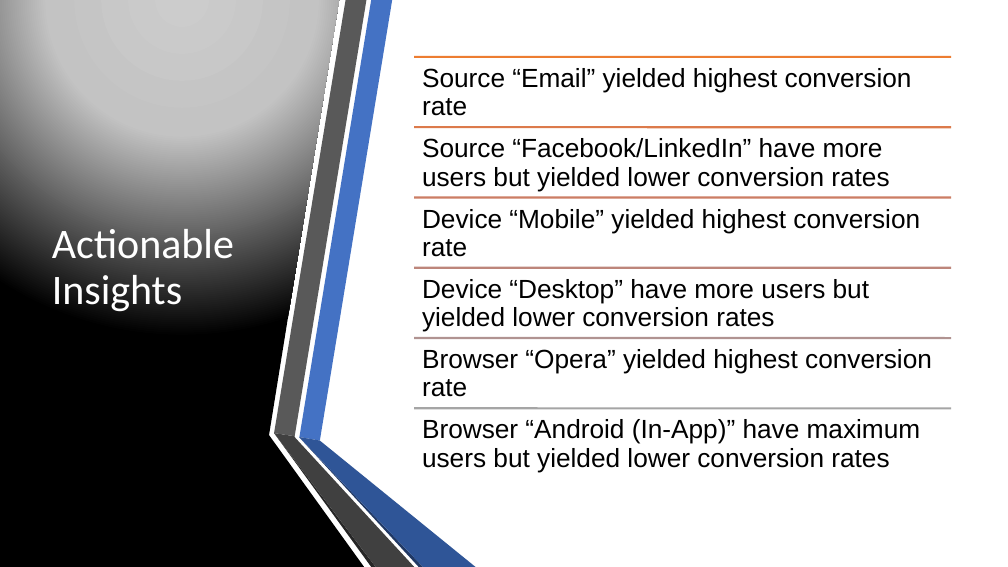
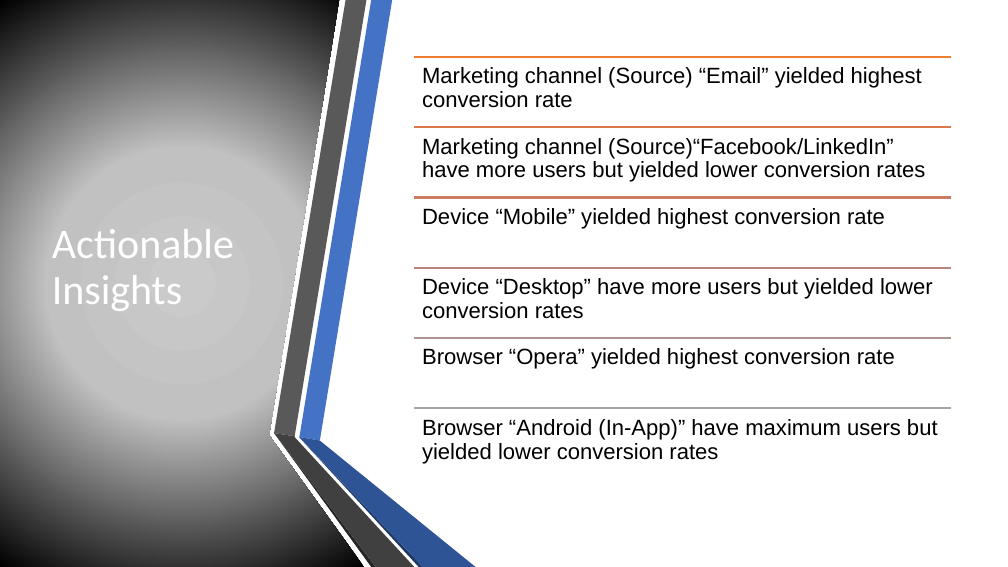
Before and after one commit to SyedNadir/freemium-ab-testing, a slide deck: slide 35 of documents/presentation/Final Presentation.pptx. Drawn at 1008x567 pixels with LibreOffice and Linux fonts; fonts in the diff are those of the drawing. Boxes give left, top, right and bottom in pixels: in the first picture for what was removed or moved away, otherwise in the second. Text is boxed around its words. In the diff, an @@ line names an element or a change of style, - is before the commit and + after.

```diff
--- a/documents/presentation/Final Presentation.pptx
+++ b/documents/presentation/Final Presentation.pptx
@@ freeform shape at (x1=0, y1=0, x2=364, y2=567): fill gradient #CCCCCC to #C4C4C4 to #000000 to gradient #CACACA to #C1C1C1 to #000000; rotation 0 to 180 degrees @@
@@ text at (x1=422, y1=67, x2=922, y2=108): text changed; size 25 to 21 pt @@
-Source “Email” yielded highest conversion rate
+Marketing channel (Source) “Email” yielded highest conversion rate
@@ text at (x1=422, y1=138, x2=925, y2=182): text changed; size 25 to 21 pt @@
-Source “Facebook/LinkedIn” have more users but yielded lower conversion rates
+Marketing channel (Source)“Facebook/LinkedIn” have more users but yielded lower conversion rates
@@ size 25 to 21 pt; less space between paragraphs in 4 elements at (x1=422, y1=208, x2=885, y2=229), (x1=422, y1=278, x2=933, y2=319), (x1=422, y1=348, x2=895, y2=369), (x1=422, y1=419, x2=938, y2=464) @@
@@ freeform shape at (x1=299, y1=438, x2=423, y2=567): fill #203864 to #1F3864 @@
@@ freeform shape at (x1=299, y1=437, x2=476, y2=567): fill #2F5597 to #2F5496 @@
```
Also in this commit, not shown: 14 other slides changed.
